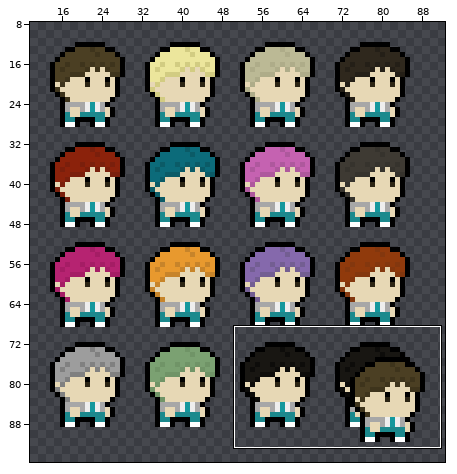
Two versions of one sprite sheet, KKAP Stars/Assets/Art/contestants.png. The picture above shows the old version from afar; the outline marks the close-up.
Close-up. As it was:
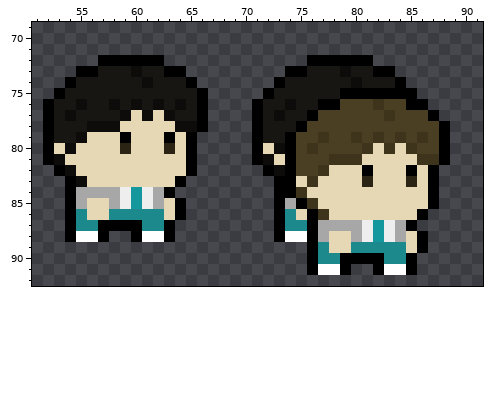
The file is 500x500 pixels, drawn in blocks of 5x5; one block is one cell here. Shown: x 51..91, y 69..92. The wide view leaves out empty margins.
After the commit:
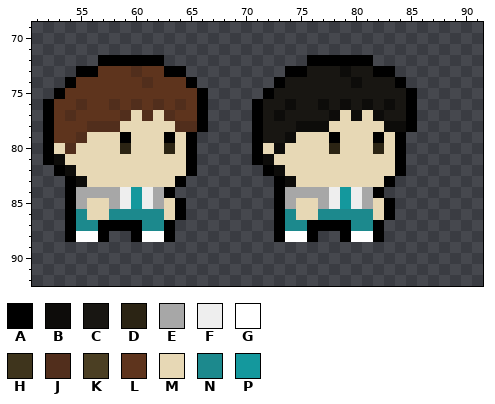
Palette (. is transparent): A #000000  B #0d0c0a  C #181612  D #2b2414  E #a7a7a7  F #eeeeee  G #ffffff  H #3e341c  J #512e1c  K #4b3f23  L #5e341d  M #e7d8b5  N #1c898d  P #14989d
Commit: replaced contestant sprite sheet
Edits made:
Changed rows in their new state; - is an unchanged pixel.
first column x 53:
73 ----LLLJLL--------------------------
74 --LLLLLLJLLL------------------------
75 -LLLLLLLLLLLL-------------CCCCCC----
76 LLJLLJLJLJLJL-----------BCBCBCBC-.--
77 LJLLLLJ-J-JLL----------CCBMBMBCCA..-
78 LLLJJJ-----JJ---------BBBMMMMMBBA...
79 LLJ------------------BMMMAMMMAMA....
80 -J-------------------MMMMDMMMDMA....
81 ---------------------MMMMMMM---A....
82 ---------------------MMMM---M--A...-
83 ---------------------B-M----M-A....-
84 ---------------------EEEEFPFEA.....-
85 ----------------------MMEFPFE-A....-
86 -----------------------MNNNNN-A...--
87 ------------------------AAANNA...---
88 ------------------------..AGGA....--
89 -----------------------...........--
90 -----------------------..........---
91 -----------------------....--....---
